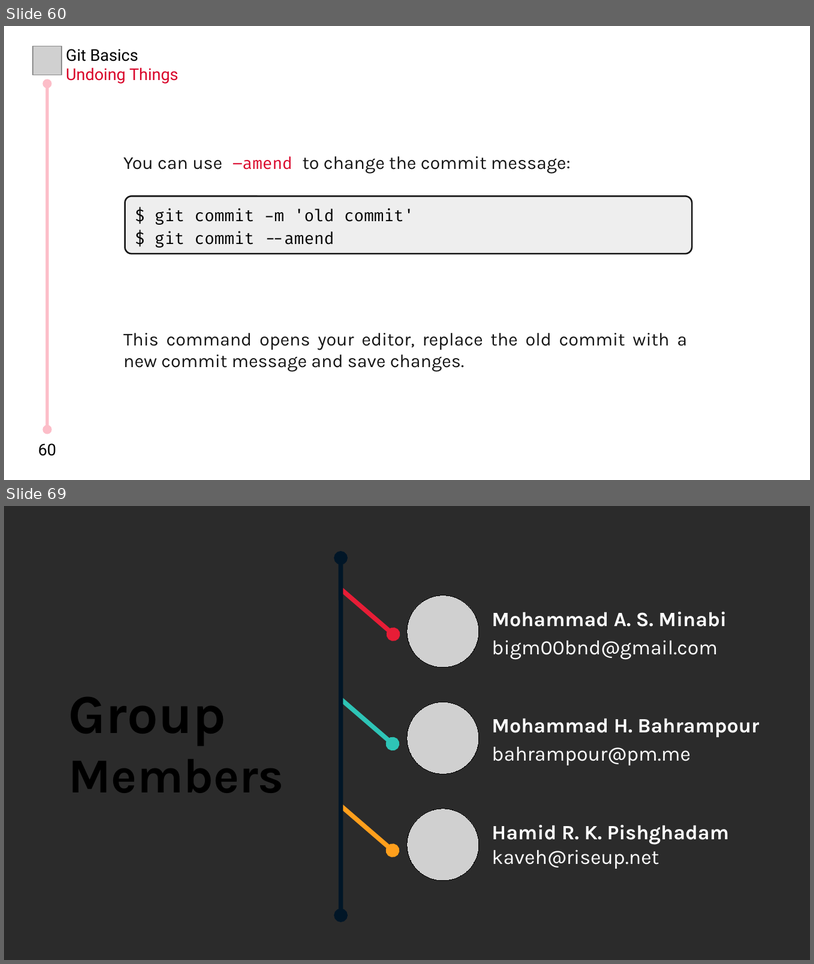
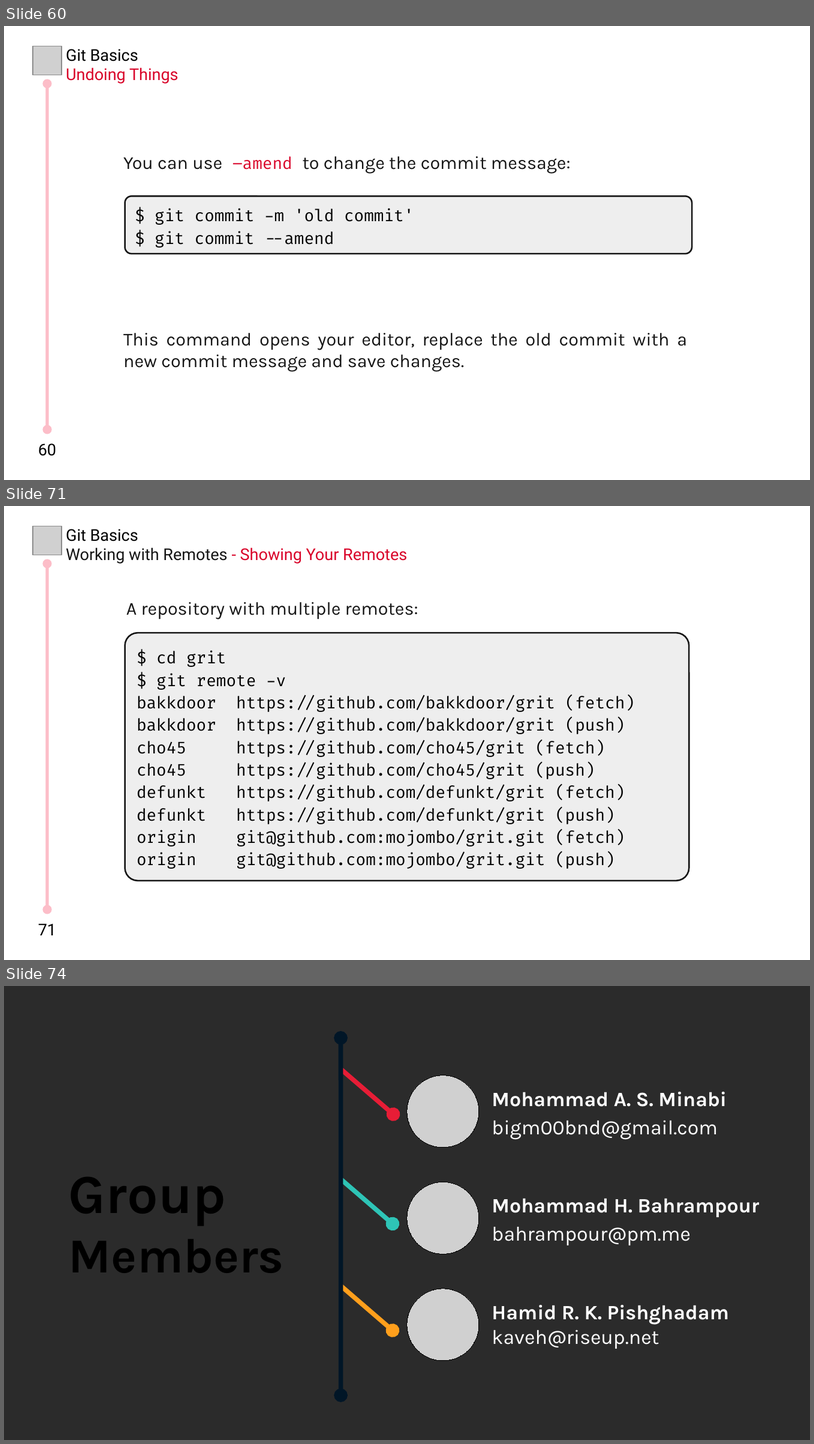
Before and after one commit to MHBahrampour/git-presentation-files, a slide deck: Chapter 2/Chapter 2.odp. Shown one above the other, each under a label of ours: slides 60 and 69 before the commit, slides 60, 71 and 74 after it; the slides between them are not shown. The pictures are 814x964 and 814x1444 pixels, drawn with LibreOffice and Linux fonts; fonts in the diff are those of the drawing; grey boxes stand for pictures; background and template pictures are left out; a plain dark background stands for a picture behind light text. Boxes give left, top, right and bottom in pixels: in the first picture for what was removed or moved away, otherwise in the second. Text is boxed around its words. In the diff, an @@ line names an element or a change of style, - is before the commit and + after.

Commit message:
'Ch2 - Pushing to Your Remotes' is completed

```diff
--- a/Chapter 2/Chapter 2.odp
+++ b/Chapter 2/Chapter 2.odp
@@ slide 71 added at [4, 506, 810, 960], background #FFFFFF @@
@@ picture added at [33, 526, 61, 555] @@
@@ text added at [66, 529, 407, 564], 16 pt, text #D90429 @@
+Git Basics
+Working with Remotes - Showing Your Remotes
@@ double arrow added from (47, 564) to (47, 909), #FCBDC8 3 pt @@
@@ text added at [126, 602, 419, 619], 18 pt, text #151515 @@
+A repository with multiple remotes:
@@ rounded rectangle added at [125, 633, 690, 880], fill #EEEEEE, outline #151515 1.5 pt, 16 pt, text #000000 @@
+$ cd grit
+$ git remote -v
+bakkdoor https://github.com/bakkdoor/grit (fetch)
+bakkdoor https://github.com/bakkdoor/grit (push)
+cho45 https://github.com/cho45/grit (fetch)
+cho45 https://github.com/cho45/grit (push)
+defunkt https://github.com/defunkt/grit (fetch)
+defunkt https://github.com/defunkt/grit (push)
+origin git@github.com:mojombo/grit.git (fetch)
+origin git@github.com:mojombo/grit.git (push)
@@ text added at [38, 923, 56, 935], 16 pt, text #000000 @@
+71
@@ what was slide 69 is now slide 74 @@
```
Also in this commit, not shown: 2 slides changed, 4 other slides added.
